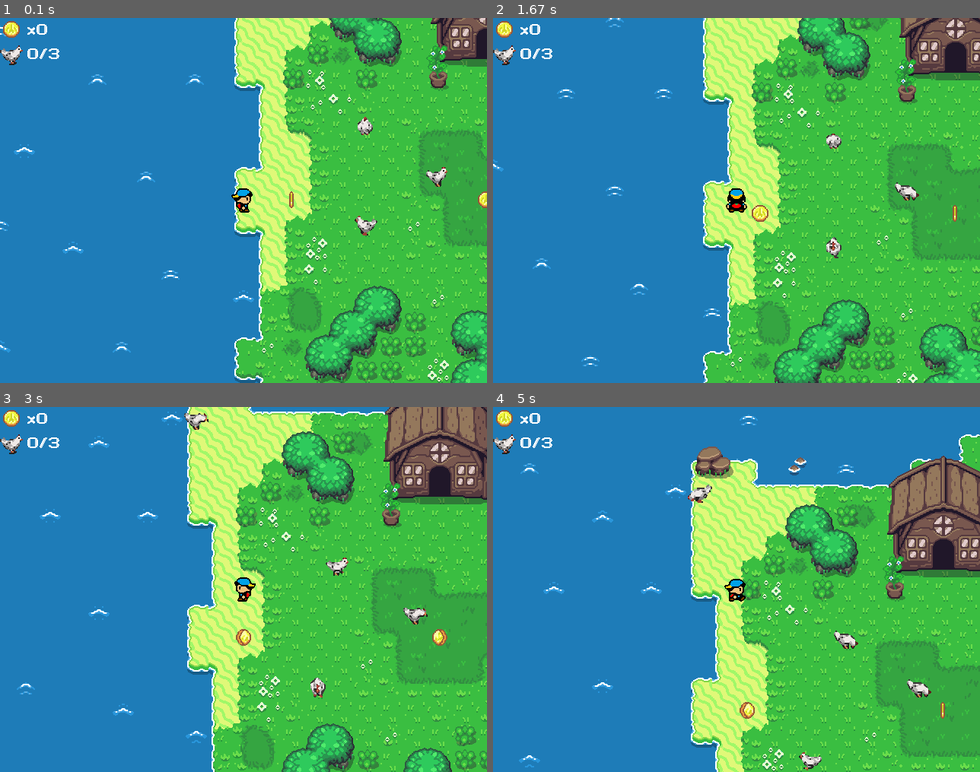
Above: before the commit, frames 1-4 (two rows, left to right).
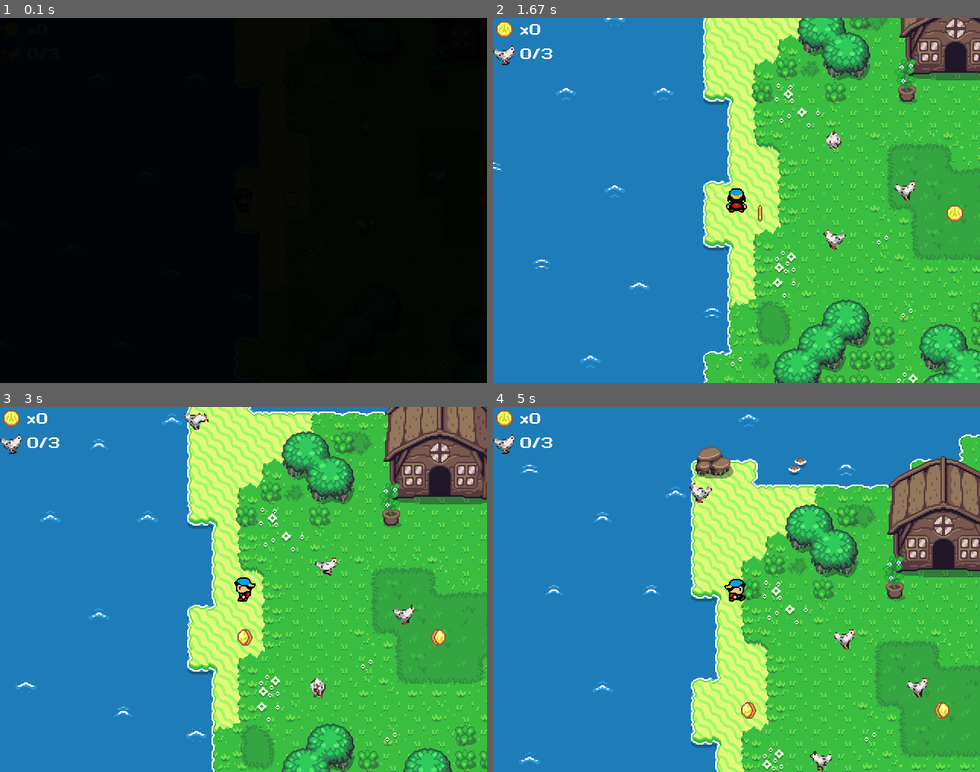
Above: after the commit, the same moments.

Repository: pitkanenlauri/questoffununlimited
Game: pygame game, started from quest/main.py
Same seed, same stepped clock (60 frames per second), same inputs: the game is played once before the commit and once after it.
Inputs:
- Up to frame 1 (0.1 s): no input
- Up to frame 2 (1.67 s): hold Right 0.83-1.3 s; hold Up 1.33-1.63 s
- Up to frame 3 (3 s): hold Up 1.67-2.03 s; hold Up 2.07-2.37 s; hold Right 2.4-2.87 s; hold Left from 2.9 s (still down)
- Up to frame 4 (5 s): release Left at 3.43 s; hold Down 3.47-3.77 s; hold Up 3.8-4.17 s; tap Shift at 4.2 s; hold Up 4.53-4.83 s; hold Right from 4.87 s (still down)

The runs differ from the first frame. In frame 1, 100% of the frame differs, in the area x 0-100%, y 0-100%; in frame 2, 1.0%; in frame 3, 1.2%; in frame 4, 1.3%.

Commit message:
Fade in/out when enter/leave map.

Diff:
--- a/quest/states.py
+++ b/quest/states.py
@@ -29,10 +29,12 @@
 
     def start_up(self, game_data):
         self.game_data = game_data
-        self.state = 'normal'
+        self.state = 'transition_in'
         self.map_state = self.make_map_state_dict()
         self.game_data['current_map'] = self.name
         self.music, self.volume = self.set_music()
+        self.transition_alpha = 255
+        self.fade_speed = 2
 
         self.show_inventory = True
         self.inventory = self.game_data['player_data']
@@ -186,7 +188,7 @@
         for portal in self.portals:
             if self.player.rect.colliderect(portal.rect):
                 self.next = portal.name
-                self.done = True
+                self.state = 'transition_out'
                 if portal.sound == 'door':
                     play_sfx('door')
 
@@ -241,7 +243,9 @@
         return False
 
     def make_map_state_dict(self):
-        map_state_dict = {'normal': self.running_normally
+        map_state_dict = {'normal': self.running_normally,
+                          'transition_in': self.transition_in,
+                          'transition_out': self.transition_out
         }
         return map_state_dict
 
@@ -264,6 +268,36 @@
         self.camera.update(self.player.rect)
         self.update_window(window)
 
+    def transition_in(self, window, keys, dt, events):
+        self.fade = True
+        image = pg.Surface(c.WINDOW_SIZE)
+        image.fill(c.BLACK)
+        image.set_alpha(self.transition_alpha)
+        self.transition_image = image
+        self.camera.update(self.player.rect)
+        self.update_window(window)
+        self.transition_alpha -= int(round(self.fade_speed))
+        self.fade_speed *= 1.1
+        if self.transition_alpha <= 0:
+            self.state = 'normal'
+            self.transition_alpha = 0
+            self.fade = False
+
+    def transition_out(self, window, keys, dt, events):
+        self.fade = True
+        image = pg.Surface(c.WINDOW_SIZE)
+        image.fill(c.BLACK)
+        image.set_alpha(self.transition_alpha)
+        self.transition_image = image
+        self.camera.update(self.player.rect)
+        self.update_window(window)
+        self.transition_alpha += int(self.fade_speed)
+        self.fade_speed *= 0.9
+        if self.transition_alpha >= 255:
+            self.done = True
+            self.transition_alpha = 255
+            self.fade = False
+
     def update_window(self, window):
         window.blit(self.map_image, self.camera.apply(self.map_rect))
 
@@ -285,6 +319,9 @@
 
         if self.text_box.show:
             window.blit(self.text_box.image, self.text_box.rect)
+
+        if self.fade:
+            window.blit(self.transition_image, (0, 0))
 
         new = pg.transform.scale2x(window)
         window.blit(new, (0, 0))
